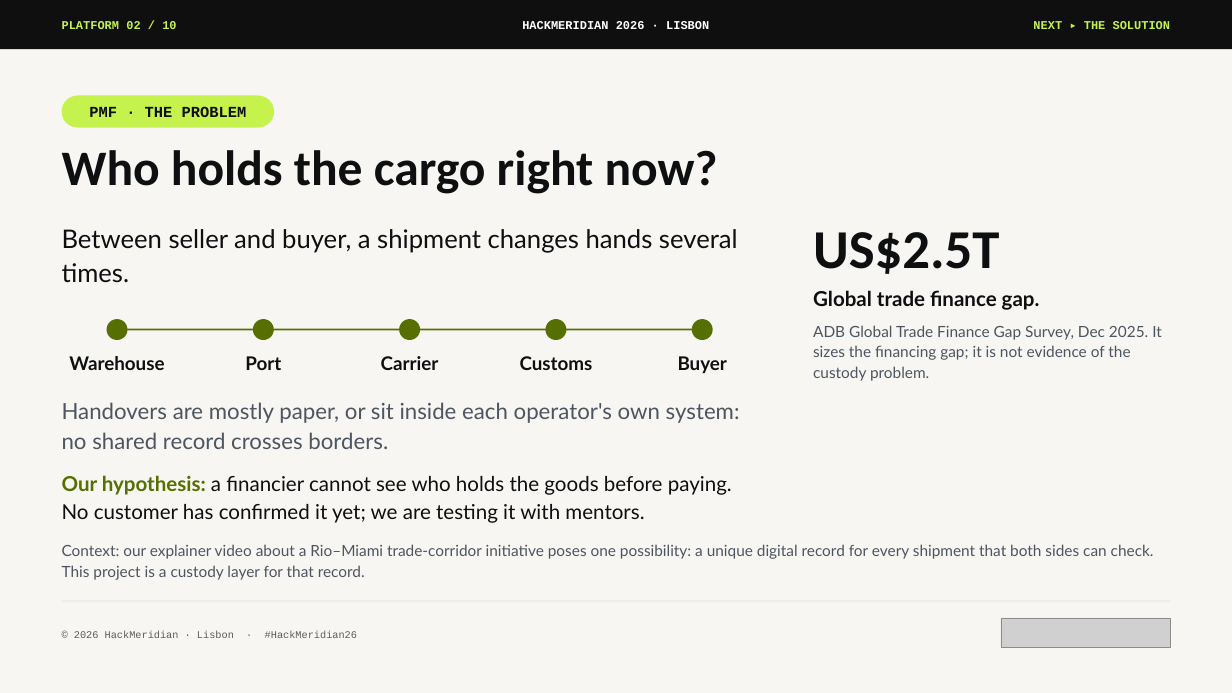
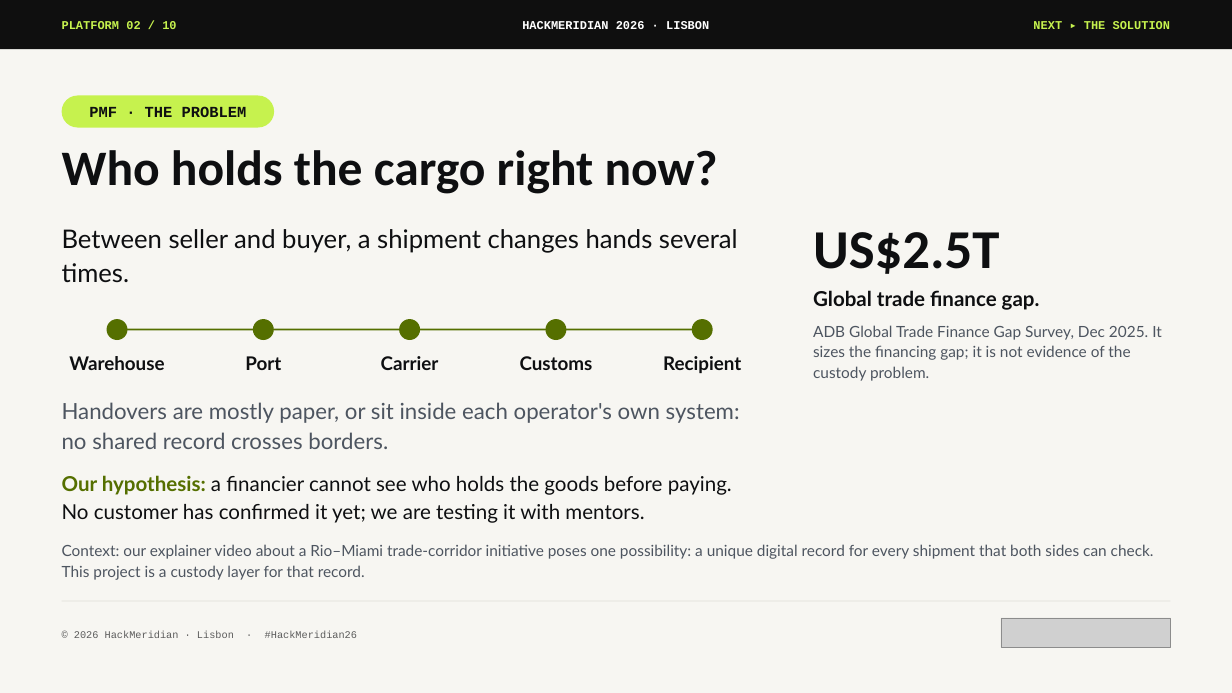
Before and after one commit to pwsaragossy/hackmeridian-cos, a slide deck: slide 2 of projects/hackmeridian-rail/deck/radox-custody-rail.pptx. Drawn at 1232x693 pixels with LibreOffice and Linux fonts; fonts in the diff are those of the drawing; grey boxes stand for pictures. Boxes give left, top, right and bottom in pixels: in the first picture for what was removed or moved away, otherwise in the second. Text is boxed around its words. In the diff, an @@ line names an element or a change of style, - is before the commit and + after.

```diff
--- a/projects/hackmeridian-rail/deck/radox-custody-rail.pptx
+++ b/projects/hackmeridian-rail/deck/radox-custody-rail.pptx
@@ text at (x1=663, y1=356, x2=741, y2=373): text changed @@
-Buyer
+Recipient
```
Also in this commit, not shown: 3 other slides changed, 3 other files.
